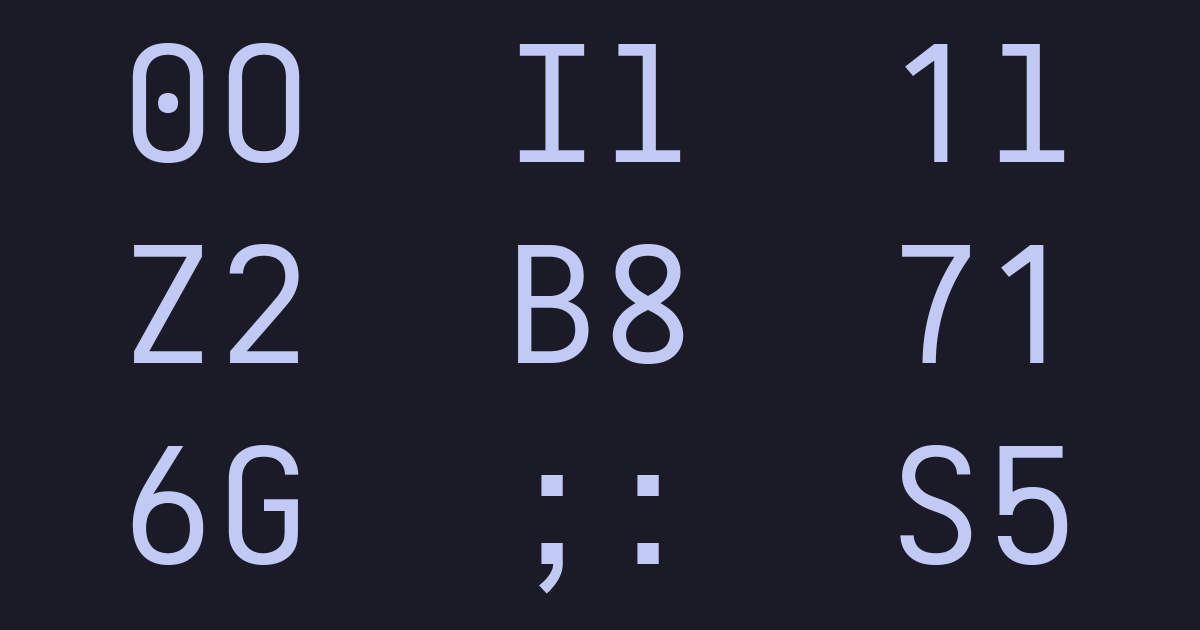
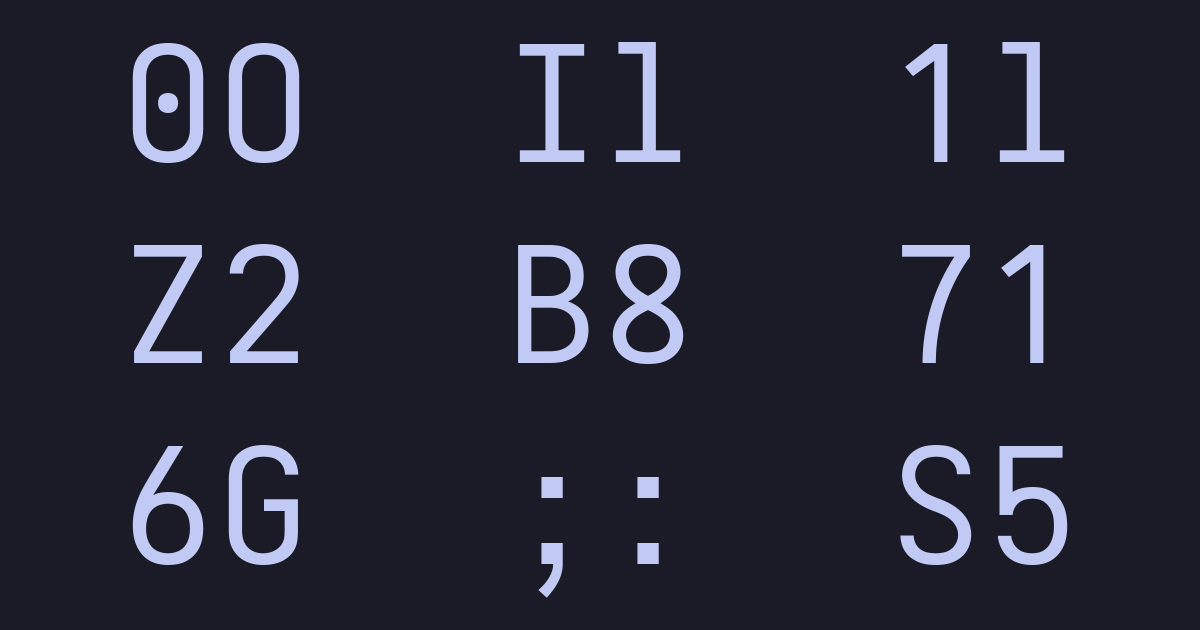
Layers edited between the first and the second 1200px x 630px image:
painted on "0O Il 1l ..." over [134, 42, 1064, 598]
